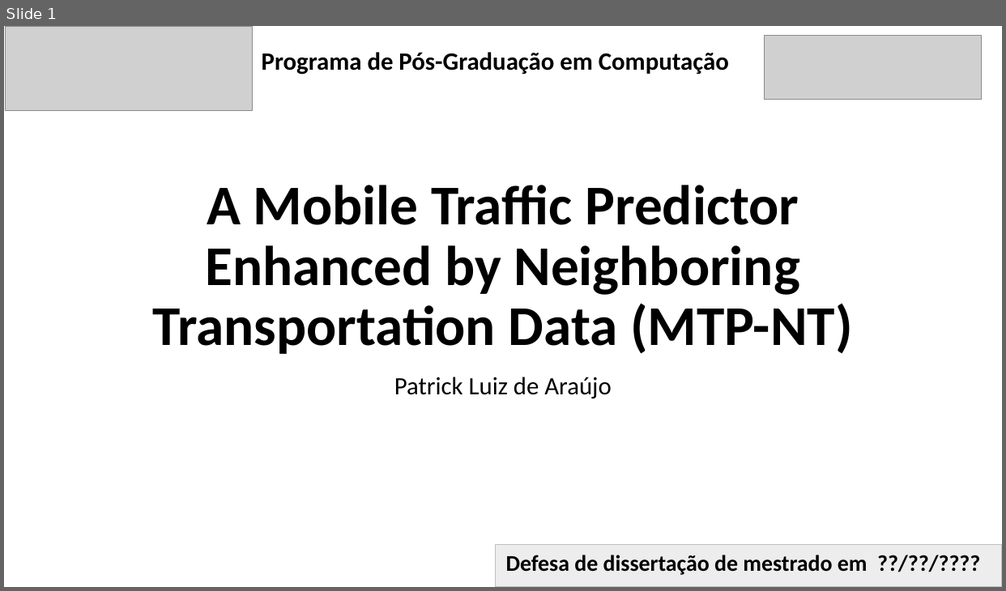
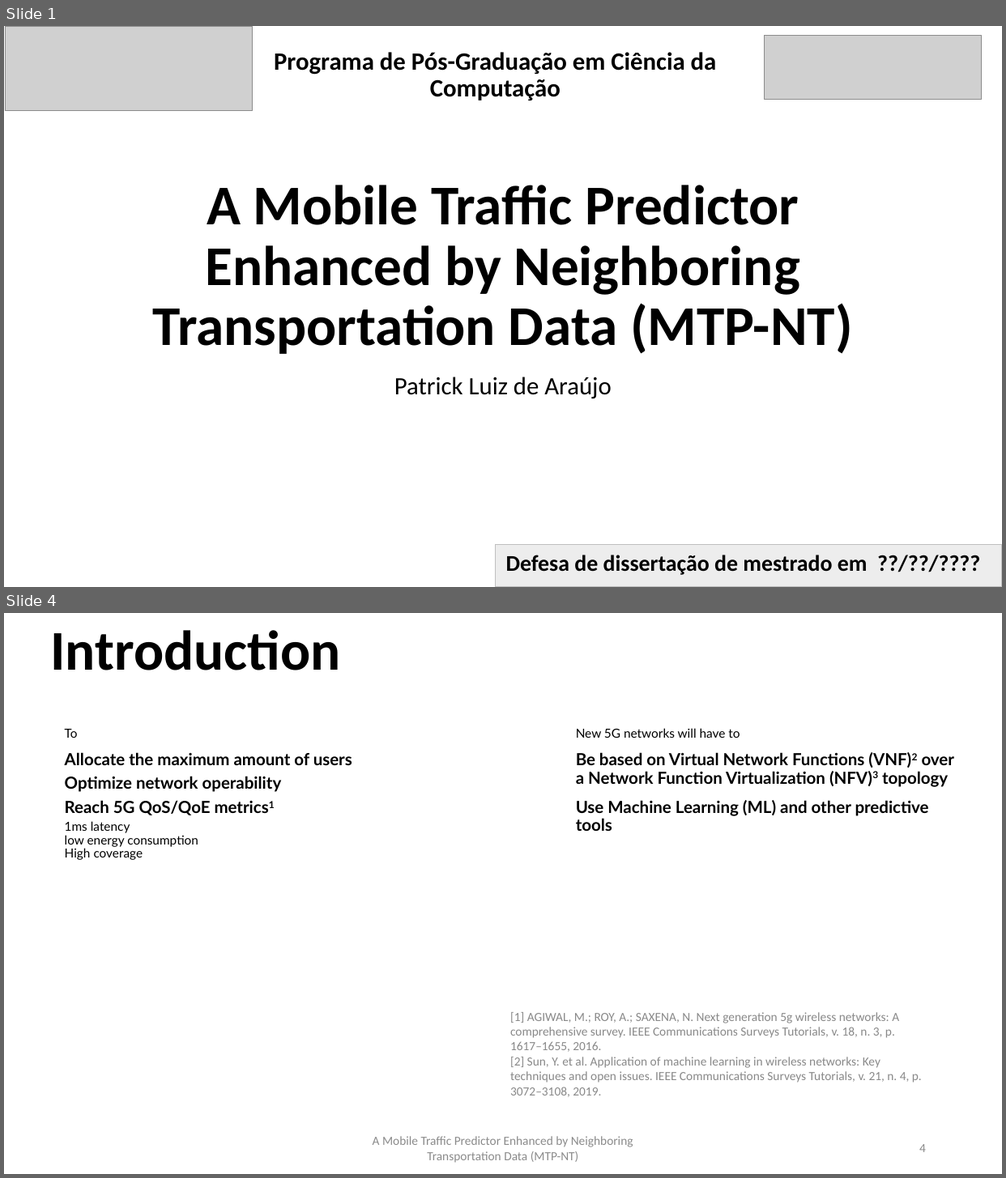
Before and after one commit to PatrickLdA/milan-telecom-analysis, a slide deck: defesa.pptx. Shown one above the other, each under a label of ours: slide 1 before the commit, slides 1 and 4 after it; the slides between them are not shown. The pictures are 1006x591 and 1006x1178 pixels, drawn with LibreOffice and Linux fonts; fonts in the diff are those of the drawing; grey boxes stand for pictures. Boxes give left, top, right and bottom in pixels: in the first picture for what was removed or moved away, otherwise in the second. Text is boxed around its words. In the diff, an @@ line names an element or a change of style, - is before the commit and + after.

```diff
--- a/defesa.pptx
+++ b/defesa.pptx
@@ slide 4 added at bbox=[4, 613, 1002, 1174], background #FFFFFF @@
@@ text added at bbox=[50, 630, 340, 671], 54 pt, text #000000, bold @@
+Introduction
@@ text added at bbox=[65, 729, 78, 738], 12 pt, text #000000 @@
+To
@@ text added at bbox=[576, 728, 739, 738], 12 pt, text #000000 @@
+New 5G networks will have to
@@ text added at bbox=[65, 752, 352, 765], 16 pt, text #000000, bold @@
+Allocate the maximum amount of users
@@ text added at bbox=[576, 752, 954, 831], 16 pt, text #000000, bold @@
+Be based on Virtual Network Functions (VNF)2 over a Network Function Virtualization (NFV)3 topology
+Use Machine Learning (ML) and other predictive tools
@@ text added at bbox=[65, 776, 282, 792], 16 pt, text #000000, bold @@
+Optimize network operability
@@ text added at bbox=[65, 800, 211, 815], 16 pt, text #000000, bold @@
+Reach 5G QoS/QoE metrics1
@@ text added at bbox=[65, 821, 198, 860], 12 pt, text #000000 @@
+1ms latency
+low energy consumption
+High coverage
@@ text added at bbox=[510, 1012, 922, 1097], 12 pt, text #898989 @@
+[1] AGIWAL, M.; ROY, A.; SAXENA, N. Next generation 5g wireless networks: A comprehensive survey. IEEE Communications Surveys Tutorials, v. 18, n. 3, p. 1617–1655, 2016.
+[2] Sun, Y. et al. Application of machine learning in wireless networks: Key techniques and open issues. IEEE Communications Surveys Tutorials, v. 21, n. 4, p. 3072–3108, 2019.
@@ text added at bbox=[373, 1136, 633, 1162], 12 pt, text #8C8C8C @@
+A Mobile Traffic Predictor Enhanced by Neighboring Transportation Data (MTP-NT)
@@ page number added at bbox=[919, 1144, 926, 1152], 12 pt, text #8C8C8C @@
+4
@@ slide 1 changed as well @@
@@ text at bbox=[274, 52, 717, 101]: text changed @@
-Programa de Pós-Graduação em Computação
+Programa de Pós-Graduação em Ciência da Computação
```
Also in this commit, not shown: 1 other slide changed, 2 other slides added, 1 other file.
